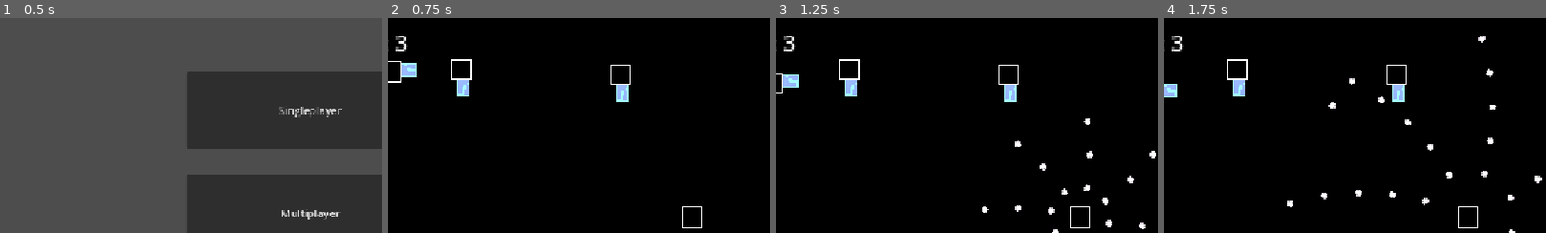
Above: before the commit, frames 1-4 (left to right).
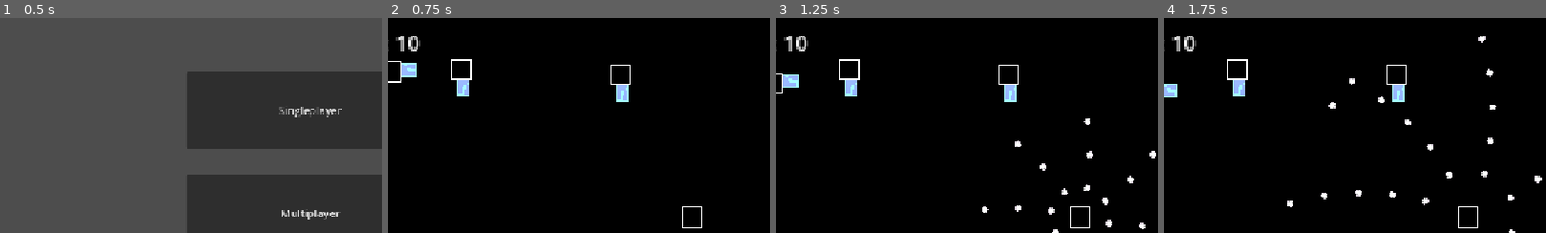
Above: after the commit, the same moments.

Repository: Draftier/Geometric-Invasion-CSS-497
Game: Godot game, scene res://scenes/main_menu.tscn
Same seed, same stepped clock (60 frames per second), same inputs: the game is played once before the commit and once after it.
Inputs:
- Up to frame 1 (0.5 s): no input
- Up to frame 2 (0.75 s): click "Singleplayer" at 0.5 s
- Up to frame 3 (1.25 s): no input
- Up to frame 4 (1.75 s): hold Right (right) from 1.28 s (still down); hold Z (shoot) from 1.28 s (still down)
The pictures show only the part of the screen within x 9-59%, y 0-50%; the shares and areas given below are measured in that part.

Frame 1 is identical in both runs. In frame 2, 0.3% of the frame differs, in the area x 2-9%, y 8-16%; in frame 3, 0.3%; in frame 4, 0.3%.

Commit message:
Fixed bug where double death signal emit can occur
- Bug was located in base_enemy.gd, since take_damage can be called when enemy health is negative, then the function can emit the death signal twice. The current fix is to defer the emit signal and then free the enemy.

Diff:
--- a/geometric-invasion/scenes/game.tscn
+++ b/geometric-invasion/scenes/game.tscn
@@ -80,6 +80,7 @@
 
 [node name="Player" parent="." unique_id=1651887187 instance=ExtResource("6_u5sy4")]
 position = Vector2(-1, 114)
+lives = 10
 
 [node name="Enemy" parent="." unique_id=1367146779 instance=ExtResource("6_gee14")]
 position = Vector2(159, -108)
@@ -124,6 +125,5 @@
 equation = "sin"
 
 [connection signal="victory" from="LevelManager" to="PauseMenu" method="_on_level_manager_victory"]
-[connection signal="death" from="Rotater_Shoot_Enemy" to="LevelManager" method="_on_rotater_shoot_enemy_death"]
 
 [editable path="LevelManager"]
--- a/geometric-invasion/scripts/enemy/base_enemy.gd
+++ b/geometric-invasion/scripts/enemy/base_enemy.gd
@@ -53,7 +53,7 @@
 
 	# If health zero then free
 	if health <= 0:
-		death.emit()
+		death.emit.call_deferred()
 		queue_free()
 	# If health not zero then set progress of flash shader
 	var tween = create_tween()
@@ -85,6 +85,7 @@
 
 # If the enemy exits the screen then free it
 func _on_visible_on_screen_notifier_2d_screen_exited() -> void:
+	death.emit()
 	queue_free()
 
 
--- a/geometric-invasion/scripts/enemy/fixed_shoot_enemy.gd
+++ b/geometric-invasion/scripts/enemy/fixed_shoot_enemy.gd
@@ -24,5 +24,5 @@
 
 
 func _on_shoot_timer_timeout() -> void:
-	print("fire")
+	# print("fire")
 	shoot_point.shoot()
--- a/geometric-invasion/scripts/level_manager/level_manager.gd
+++ b/geometric-invasion/scripts/level_manager/level_manager.gd
@@ -1,4 +1,6 @@
 extends Node
+
+
 
 # Variables to set after scene, spawners, events, and time to complete level
 @export var end_change_scene : PackedScene
@@ -81,8 +83,13 @@
 	# Call to initialize pool
 	call_deferred("initialize_pool")
 
+	# Connect enemy death signals
+	for i in enemies:
+		i.connect("death", _on_enemy_death)
+
 	# Temporarily count the number of enemies
 	num_enemies = enemies.size()
+	print(enemies.size())
 
 	#Store the time in the timer
 	$LevelTimer.wait_time = level_time
@@ -95,6 +102,8 @@
 
 	# Start the timer
 	$LevelTimer.start()
+
+
 
 func _process(delta: float) -> void:
 	# Calculate the current time every frame
@@ -113,7 +122,7 @@
 
 	# Debug to print out framerate
 	# TODO change to logging system in future
-	print(Engine.get_frames_per_second())
+	# print(Engine.get_frames_per_second())
 
 	# Lazy way to initiate victory scene (Temporary)
 	if num_enemies == 0:
@@ -140,11 +149,11 @@
 			return true
 	return false
 
-
-func _on_rotater_shoot_enemy_death() -> void:
-	num_enemies -= 1
-
-
 func _on_tree_exiting() -> void:
 	for i in pool_node.get_children():
 		i.queue_free()
+
+
+func _on_enemy_death() -> void:
+	num_enemies -= 1
+	print(num_enemies)
